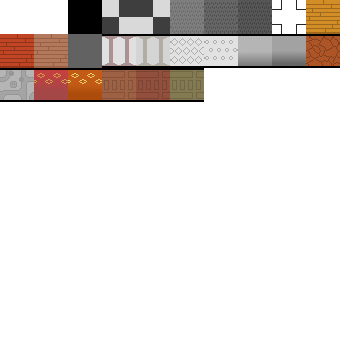
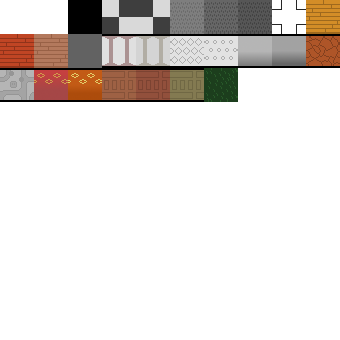
Layers edited between the first and the second 340×340 image:
painted on "Background" over [204, 68, 238, 102]
